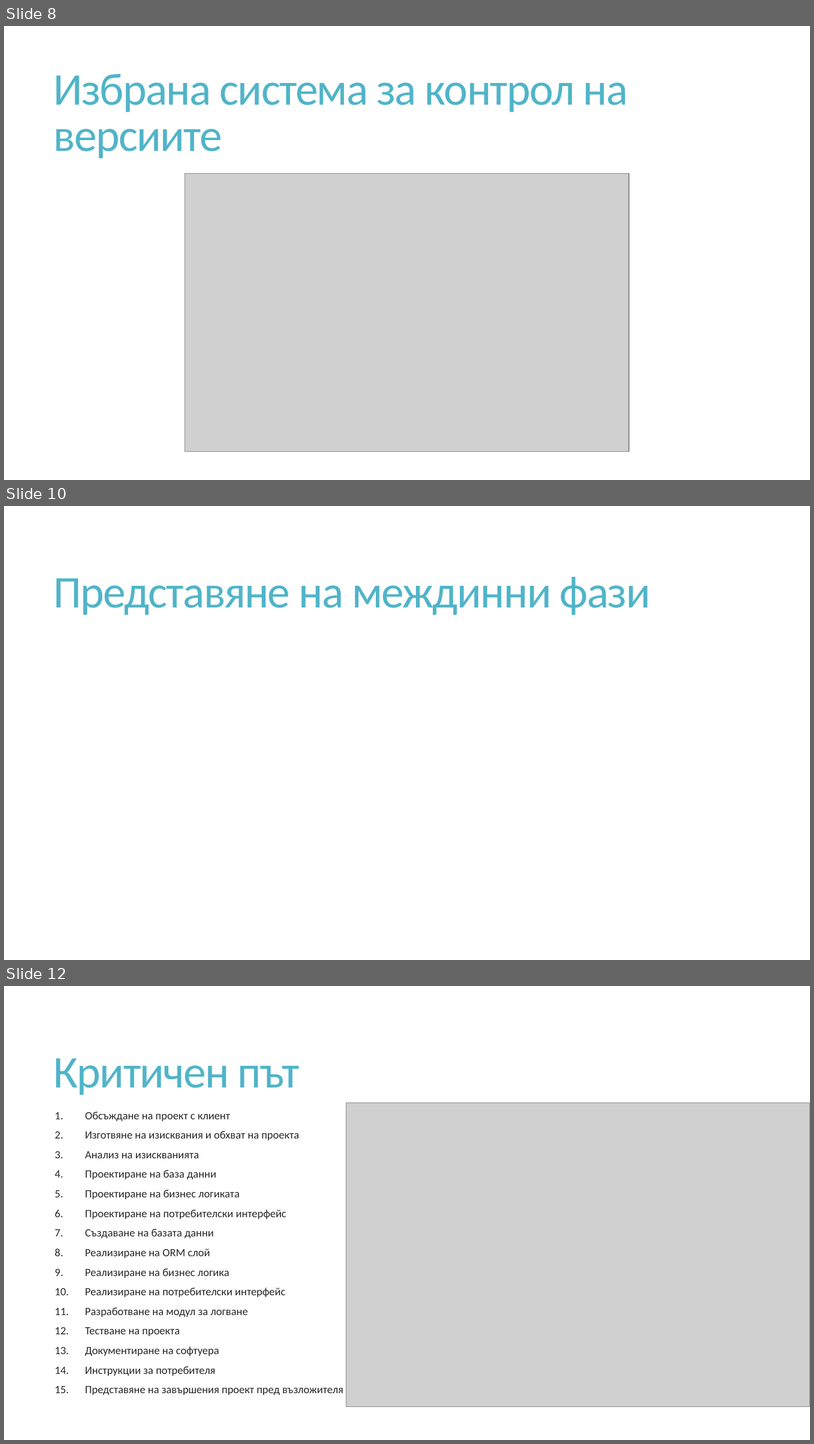
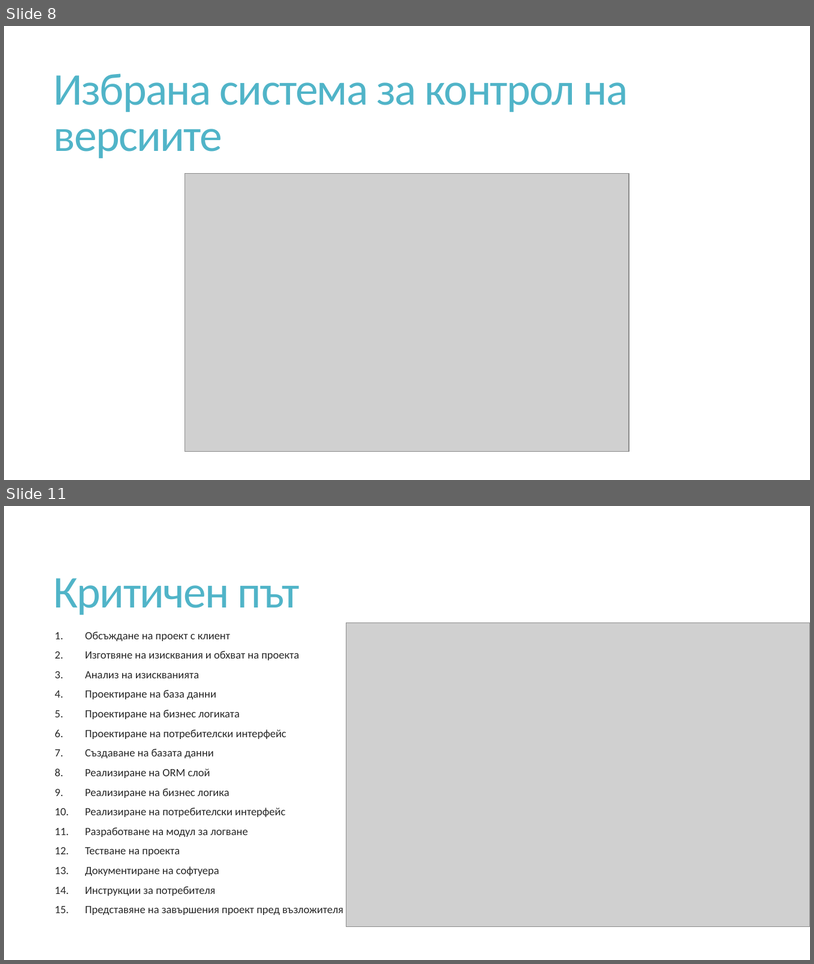
Before and after one commit to TodorPenchevv/WarehouseUSP, a slide deck: Documentation/WarehouseUSP.pptx. Shown one above the other, each under a label of ours: slides 8, 10 and 12 before the commit, slides 8 and 11 after it; the slides between them are not shown. The pictures are 814x1444 and 814x964 pixels, drawn with LibreOffice and Linux fonts; fonts in the diff are those of the drawing; grey boxes stand for pictures. Boxes give left, top, right and bottom in pixels: in the first picture for what was removed or moved away, otherwise in the second. Text is boxed around its words. In the diff, an @@ line names an element or a change of style, - is before the commit and + after.

```diff
--- a/Documentation/WarehouseUSP.pptx
+++ b/Documentation/WarehouseUSP.pptx
@@ slide 10 removed at bbox=[4, 506, 810, 960], background #FFFFFF @@
@@ title removed at bbox=[54, 577, 651, 615] @@
-Представяне на междинни фази
@@ what was slide 12 is now slide 11 @@
```
Also in this commit, not shown: 4 slides changed.
